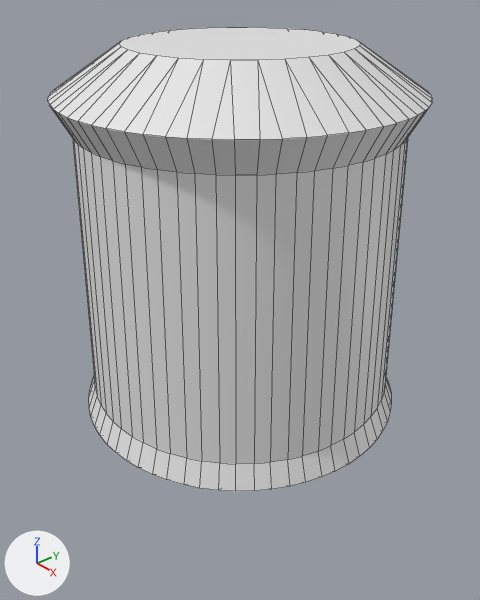
An edit to the Blender file Arkarus/Assets/Models/Jar.blend, drawn before and after from the same camera.
One viewpoint serves both versions: a camera (50 mm lens) standing at (0.223, -0.194, 0.135) and looking at (-0.003, 0.002, -0.028). Arrows for +X, +Y and +Z are at lower left; the lights stay in place. Mesh edges are drawn as thin lines.

The scene before the commit, as lines of its bpy script (objects in view):
```python
me_cylinder = bpy.data.meshes.new('Cylinder')
me_cylinder.from_pydata(...)  # 320 vertices, 322 faces; spans x -0.08..0.08, y -0.08..0.08, z -0.1..0.097
ob_cylinder = bpy.data.objects.new('Cylinder', me_cylinder)
ob_cylinder.location = (0.0, 0.0, 0.0)
```
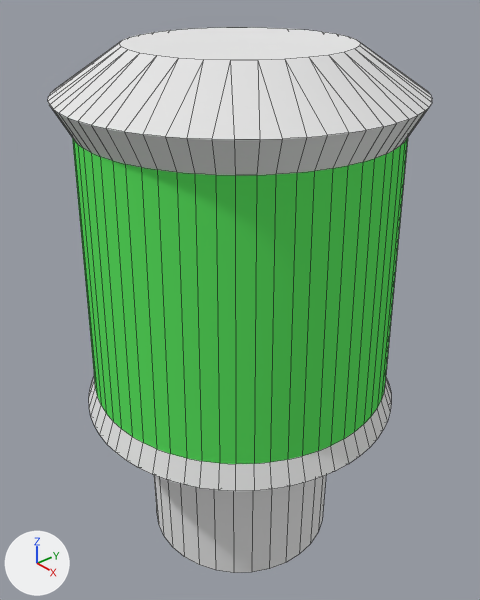
Boxes [x1, y1, x2, y2] around the edits, measured in the pictures (480 x 600 px):
```json
{"object": "Cylinder", "change": "reshaped", "before": [48, 27, 432, 491], "after": [48, 27, 432, 573], "on screen": "18% taller"}
{"part": 1, "of": "me_cylinder", "change": "built on", "after": [154, 475, 326, 573]}
{"part": 2, "of": "me_cylinder", "change": "recoloured", "before": [72, 138, 408, 464], "after": [72, 138, 408, 464], "on screen": "white to green"}
```

The change, as JSON lines over the scene's bpy script:
```json
{"op": "add", "block": "mat_caps", "code": ["mat_caps = diffuse_material('Caps')", "mat_caps.base_color = (0.8, 0.8, 0.8)  # white #e7e7e7"]}
{"op": "add", "block": "mat_middle", "code": ["mat_middle = diffuse_material('Middle')", "mat_middle.base_color = (0.109, 0.8, 0.122)  # green #5de762"]}
{"block": "me_cylinder", "where": "# used by ob_cylinder; location = (0.0, 0.0, 0.0)"}
{"op": "remove", "block": "me_cylinder", "code": "me_cylinder.from_pydata(...)  # 320 vertices, 322 faces; spans x -0.08..0.08, y -0.08..0.08, z -0.1..0.097"}
{"op": "add", "block": "me_cylinder", "code": "me_cylinder.from_pydata(...)  # 672 vertices, 676 faces; spans x -0.08..0.08, y -0.08..0.08, z -0.166..0.097"}
{"block": "me_cylinder", "change": "me_cylinder part 1"}
{"block": "me_cylinder", "change": "1 face is deleted"}
{"block": "me_cylinder", "change": "32 new vertices lie (0.0, 0.0, -0.066) away from vertices in x -0.05..0.05, y -0.05..0.05, z -0.1"}
{"block": "me_cylinder", "change": "33 new faces join them, mat_caps (white #e7e7e7)"}
{"block": "me_cylinder", "change": "me_cylinder part 2: 64 faces spanning x -0.076..0.076, y -0.076..0.076, z -0.065..0.062 switch from no material to mat_middle (green #5de762)"}
{"op": "add", "block": "me_cylinder", "code": "me_cylinder.materials.append(mat_caps)  # white #e7e7e7"}
```
